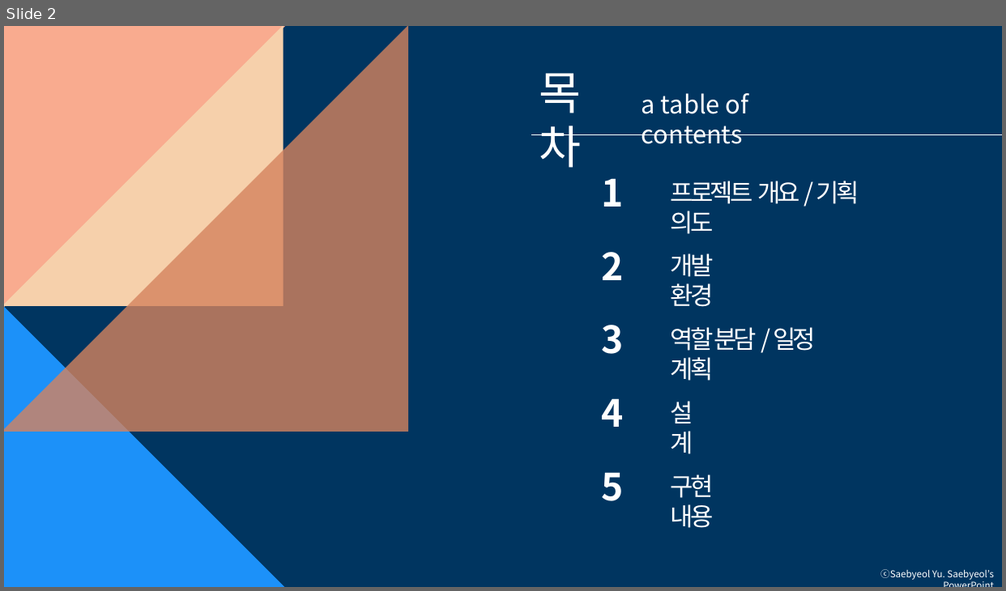
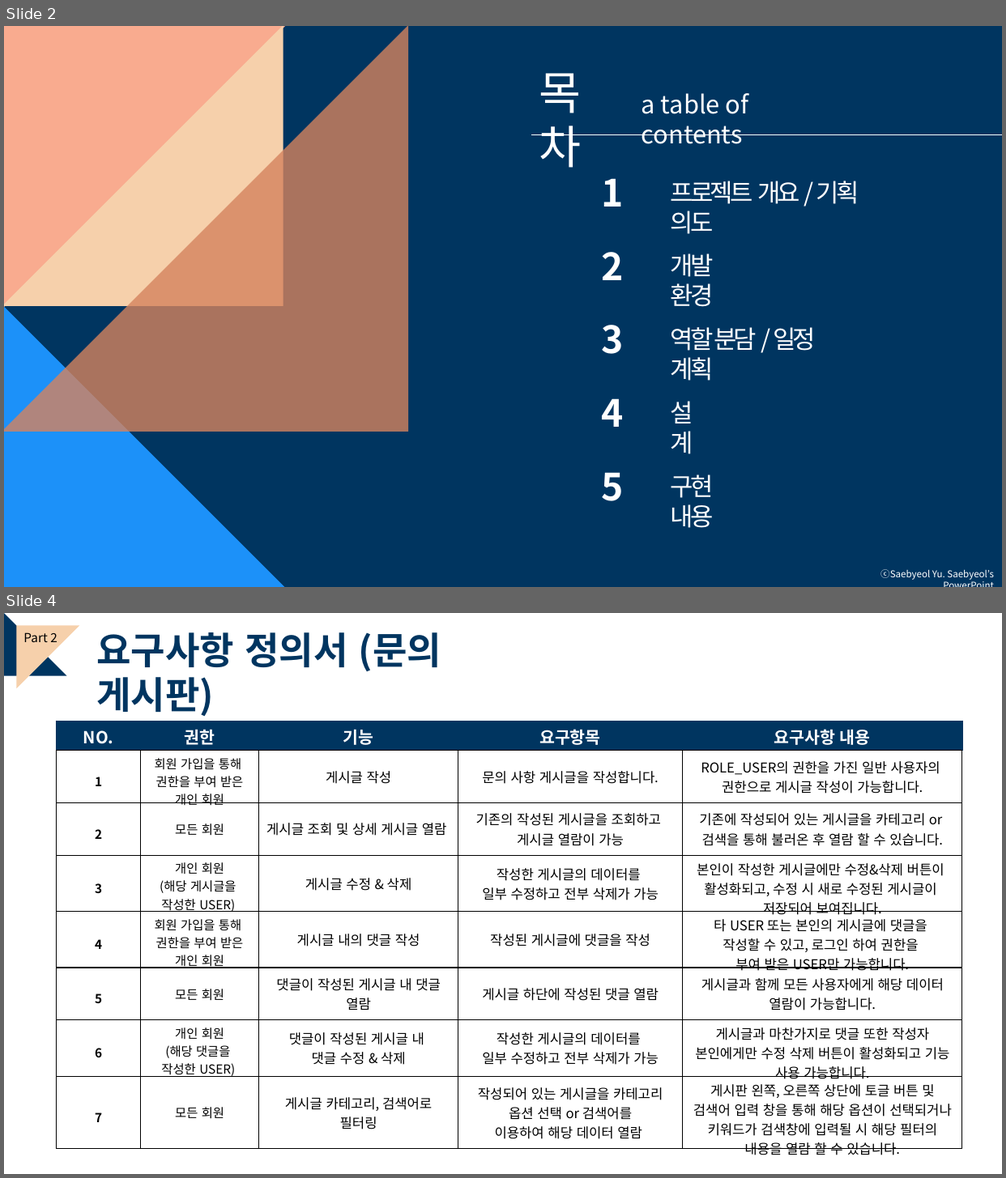
Before and after one commit to kwonminji-v/FinalProject_Book, a slide deck: 프로젝트 ppt/최종 ppt 템플릿.pptx. Shown one above the other, each under a label of ours: slide 2 before the commit, slides 2 and 4 after it; the slides between them are not shown. The pictures are 1006x591 and 1006x1178 pixels, drawn with LibreOffice and Linux fonts; fonts in the diff are those of the drawing. Boxes give left, top, right and bottom in pixels: in the first picture for what was removed or moved away, otherwise in the second. Text is boxed around its words. In the diff, an @@ line names an element or a change of style, - is before the commit and + after.

```diff
--- a/프로젝트 ppt/최종 ppt 템플릿.pptx
+++ b/프로젝트 ppt/최종 ppt 템플릿.pptx
@@ slide 4 added at <box>4,613,1002,1174</box>, background #FFFFFF @@
@@ right triangle added at <box>4,613,67,676</box>, fill #003560 @@
@@ right triangle added at <box>17,626,79,688</box>, fill #F6D0AB @@
@@ text added at <box>23,632,57,642</box>, 12 pt, text #000000 @@
+Part 2
@@ text added at <box>96,632,441,717</box>, 36 pt, text #003560, bold @@
+요구사항 정의서 (문의 게시판)
@@ table added at <box>57,721,962,1159</box>, 8 rows, 5 columns @@
+NO. | 권한 | 기능 | 요구항목 | 요구사항 내용
+1 | 회원 가입을 통해 권한을 부여 받은 개인 회원 | 게시글 작성 | 문의 사항 게시글을 작성합니다. | ROLE_USER의 권한을 가진 일반 사용자의 권한으로 게시글 작성이 가능합니다.
+2 | 모든 회원 | 게시글 조회 및 상세 게시글 열람 | 기존의 작성된 게시글을 조회하고 게시글 열람이 가능 | 기존에 작성되어 있는 게시글을 카테고리 or 검색을 통해 불러온 후 열람 할 수 있습니다.
+3 | 개인 회원 (해당 게시글을 작성한 USER) | 게시글 수정 & 삭제 | 작성한 게시글의 데이터를 일부 수정하고 전부 삭제가 가능 | 본인이 작성한 게시글에만 수정&삭제 버튼이 활성화되고, 수정 시 새로 수정된 게시글이 저장되어 보여집니다.
+4 | 회원 가입을 통해 권한을 부여 받은 개인 회원 | 게시글 내의 댓글 작성 | 작성된 게시글에 댓글을 작성 | 타 USER 또는 본인의 게시글에 댓글을 작성할 수 있고, 로그인 하여 권한을 부여 받은 USER만 가능합니다.
+5 | 모든 회원 | 댓글이 작성된 게시글 내 댓글 열람 | 게시글 하단에 작성된 댓글 열람 | 게시글과 함께 모든 사용자에게 해당 데이터 열람이 가능합니다.
+6 | 개인 회원 (해당 댓글을 작성한 USER) | 댓글이 작성된 게시글 내 댓글 수정 & 삭제 | 작성한 게시글의 데이터를 일부 수정하고 전부 삭제가 가능 | 게시글과 마찬가지로 댓글 또한 작성자 본인에게만 수정 삭제 버튼이 활성화되고 기능 사용 가능합니다.
+7 | 모든 회원 | 게시글 카테고리, 검색어로 필터링 | 작성되어 있는 게시글을 카테고리 옵션 선택 or 검색어를 이용하여 해당 데이터 열람 | 게시판 왼쪽, 오른쪽 상단에 토글 버튼 및 검색어 입력 창을 통해 해당 옵션이 선택되거나 키워드가 검색창에 입력될 시 해당 필터의 내용을 열람 할 수 있습니다.
```
Also in this commit, not shown: 13 slides changed, 9 other slides added, 15 slides removed, 25 other files.
